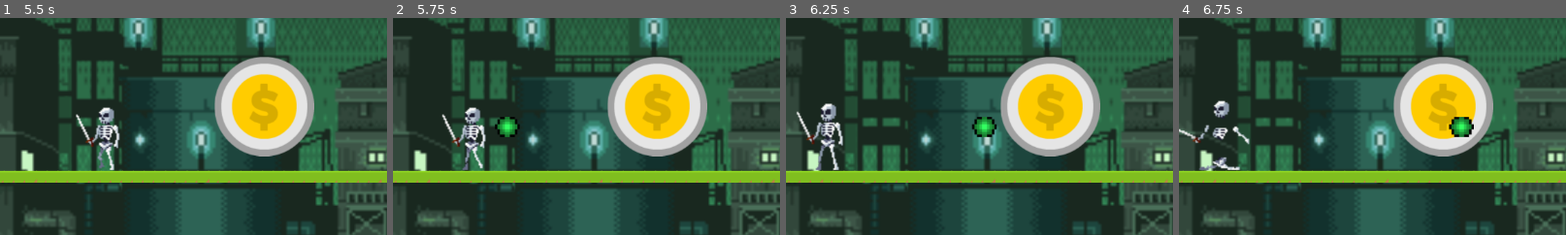
Above: before the commit, frames 1-4 (left to right).
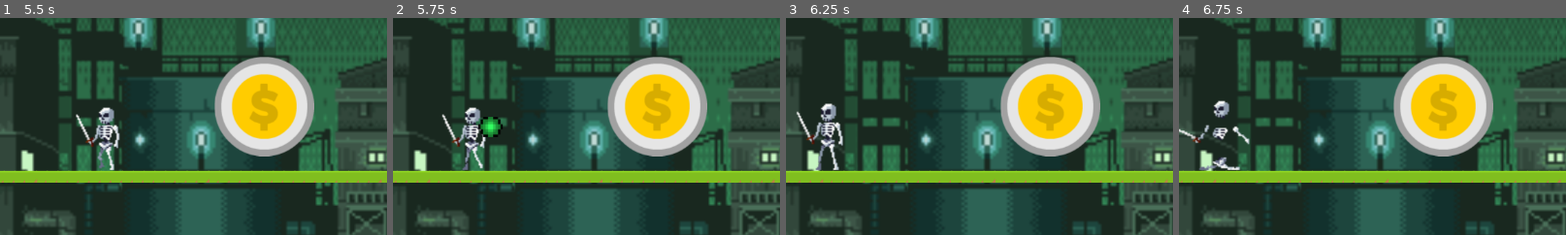
Above: after the commit, the same moments.

Repository: PietPadda/godot-2d-platformer
Game: Godot game, scene res://levels/level_2.tscn
The game is run twice, just before and just after one commit, with the same random seed, the same clock (stepped at 60 frames per second) and the same inputs. This scene is started directly instead of the project's main scene.
Inputs:
- Up to frame 1 (5.5 s): tap Enter (ui_accept) at 0.5, 0.77, 1.52, 3.02, 3.77, 4.52 s; hold Right (ui_right) 0.53-2.03 s; hold Left (ui_left) 2.03-2.78 s; hold Right (ui_right) 2.78-4.28 s; hold Left (ui_left) 4.28-5.03 s; hold Right (ui_right) from 5.03 s (still down)
- Up to frame 2 (5.75 s): keep holding Right (ui_right)
- Up to frame 3 (6.25 s): release Right (ui_right) at 5.78 s; hold Left (ui_left) from 5.78 s (still down); tap Enter (ui_accept) at 6.02 s
- Up to frame 4 (6.75 s): keep holding Left (ui_left)
The pictures show only the part of the screen within x 50-100%, y 26-76%; the shares and areas given below are measured in that part.

Frame 1 is identical in both runs. In frame 2, 0.8% of the frame differs, in the area x 21-33%, y 45-55%; in frame 3, 0.5%; in frame 4, 0.5%.

Commit message:
fix(enemy): correct projectile direction and add shooting sfx

Diff:
--- a/godot-2d-platformer/mob/mob.gd
+++ b/godot-2d-platformer/mob/mob.gd
@@ -23,6 +23,7 @@
 
 # file paths
 const SQUASH_SOUND = preload("res://assets/audio/enemy/bones_falling.wav")
+const SHOOT_SOUND = preload("res://assets/audio/projectiles/pellet.wav")
 const PELLET_SCENE = preload("res://projectiles/pellet.tscn")
 
 # funct runs once when the mob is created
@@ -59,7 +60,6 @@
 	# if ray not colliding with anything, means it's at an edge
 	if not ground_check_ray.is_colliding():
 		direction *= -1.0 # flip the direction
-		# scale.x *= -1.0 # DELETE THIS RUBBISH!
 
 	# general velocity
 	velocity.x = direction * speed
@@ -95,6 +95,14 @@
 	# calc direction to player and move towards them
 	# player - mob position to get either + or - value
 	var direction_to_player = (player.global_position - global_position).normalized()
+
+	# update direction
+	if direction_to_player.x > 0: # player to the right
+		direction = 1 # right
+	else:
+		direction = -1 # left
+
+	# apply velocity vector with chase speed boost
 	velocity.x = direction_to_player.x * speed * 4 # chase a bit faster
 
 	# standard sprite flip and walk logic
@@ -161,6 +169,10 @@
 	if not is_instance_valid(player):
 		return # early exit
 
+	# pellet shoot
+	sfx_player.stream = SHOOT_SOUND # set SFX
+	sfx_player.play() # play SFX
+
 	# create and store pellet instance
 	var pellet = PELLET_SCENE.instantiate() # pellet instance create
 	active_projectile = pellet # store instance
@@ -169,4 +181,4 @@
 	# set starting position to Muzzle's global position
 	pellet.global_position = muzzle.global_position
 	# tell pellet which direction
-	pellet.direction = Vector2(scale.x, 0).normalized()
+	pellet.direction = Vector2(direction, 0) # use enemy's direction
Binary file added: godot-2d-platformer/assets/player/megaman/89PYw.png
Not shown, added: godot-2d-platformer/assets/audio/projectiles/pellet.wav
